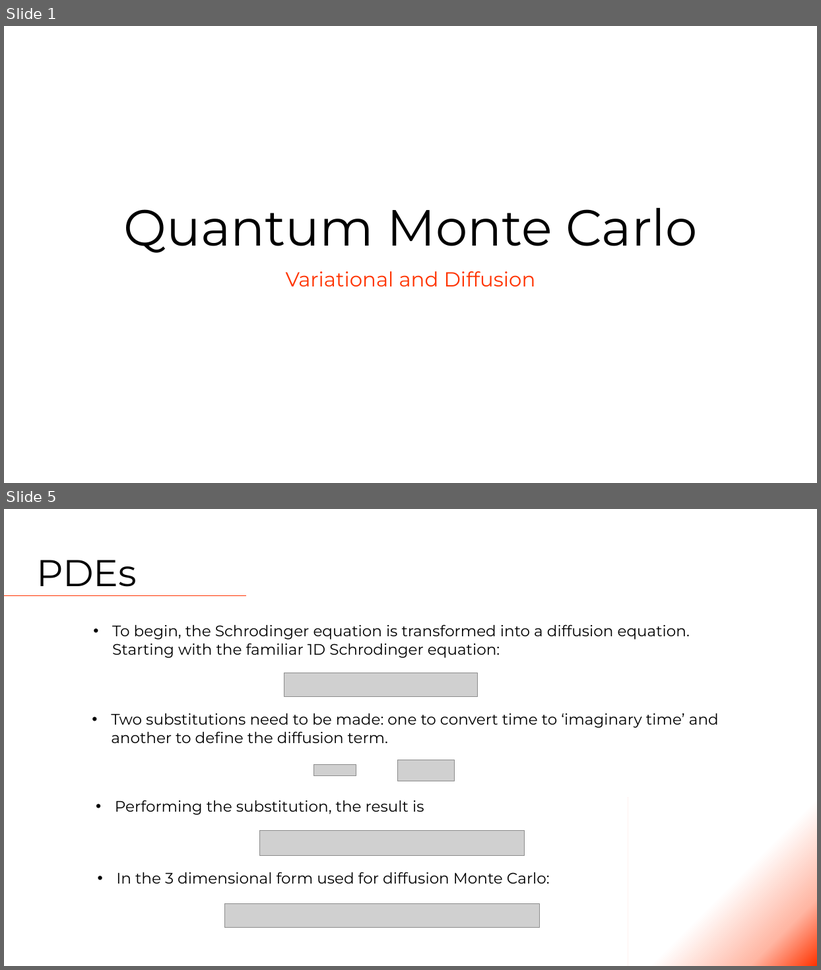
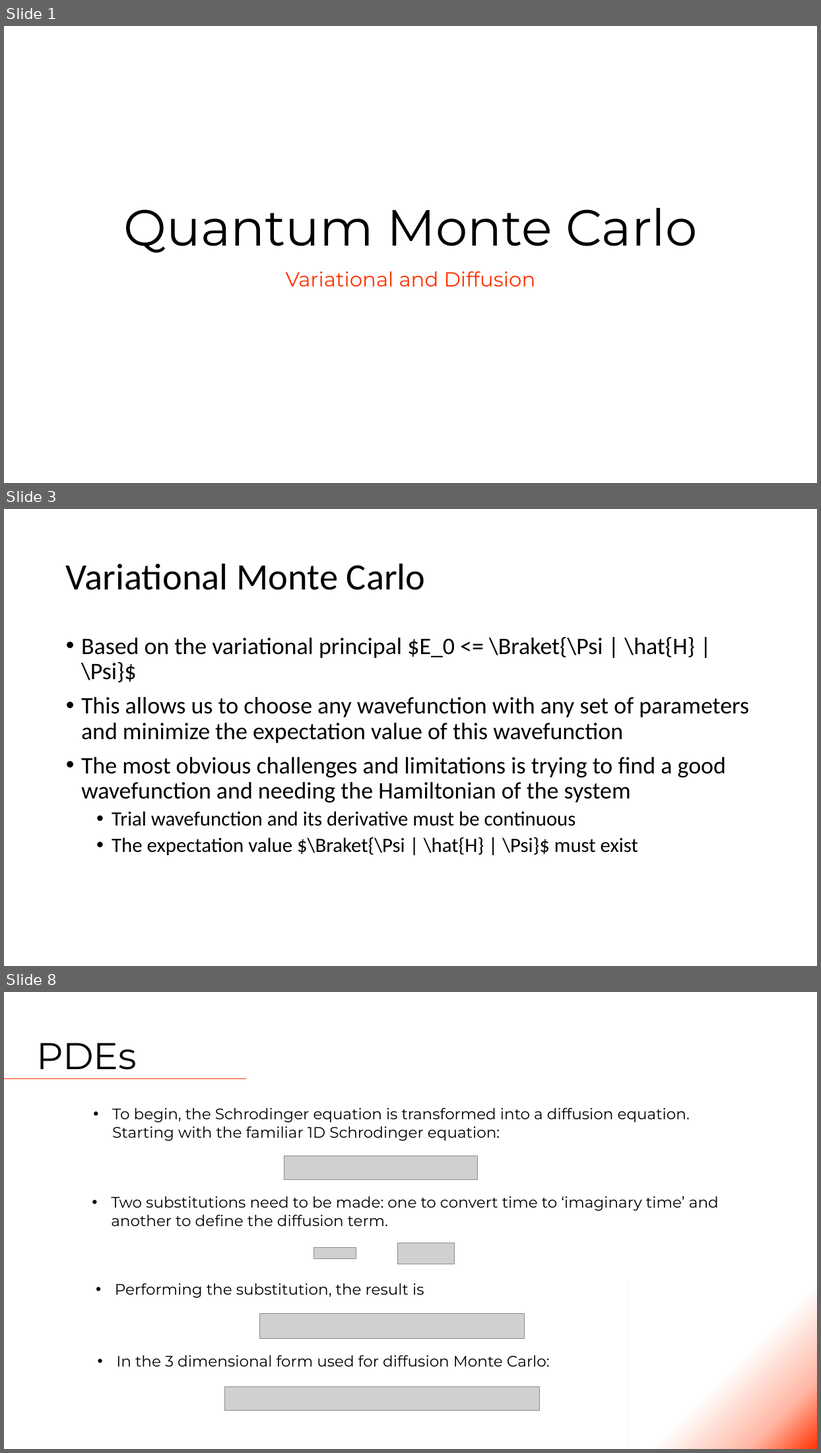
Before and after one commit to Tsintsuntsini/PHYS_581, a slide deck: Presentation1/Quantum Monte Carlo.pptm. Shown one above the other, each under a label of ours: slides 1 and 5 before the commit, slides 1, 3 and 8 after it; the slides between them are not shown. The pictures are 821x970 and 821x1453 pixels, drawn with LibreOffice and Linux fonts; fonts in the diff are those of the drawing; grey boxes stand for pictures. Boxes give left, top, right and bottom in pixels: in the first picture for what was removed or moved away, otherwise in the second. Text is boxed around its words. In the diff, an @@ line names an element or a change of style, - is before the commit and + after.

```diff
--- a/Presentation1/Quantum Monte Carlo.pptm
+++ b/Presentation1/Quantum Monte Carlo.pptm
@@ slide 3 added at (x1=4, y1=509, x2=817, y2=966), background #FFFFFF @@
@@ title added at (x1=66, y1=563, x2=425, y2=590), 44 pt, text #000000 @@
+Variational Monte Carlo
@@ text added at (x1=81, y1=637, x2=749, y2=855), 28 pt, text #000000 @@
+• Based on the variational principal $E_0 <= \Braket{\Psi | \hat{H} | \Psi}$
+• This allows us to choose any wavefunction with any set of parameters and minimize the expectation value of this wavefunction
+• The most obvious challenges and limitations is trying to find a good wavefunction and needing the Hamiltonian of the system
+  • Trial wavefunction and its derivative must be continuous
+  • The expectation value $\Braket{\Psi | \hat{H} | \Psi}$ must exist
@@ what was slide 5 is now slide 8 @@
```
Also in this commit, not shown: 5 slides changed, 3 other slides added, 1 slide removed, 3 other files.
